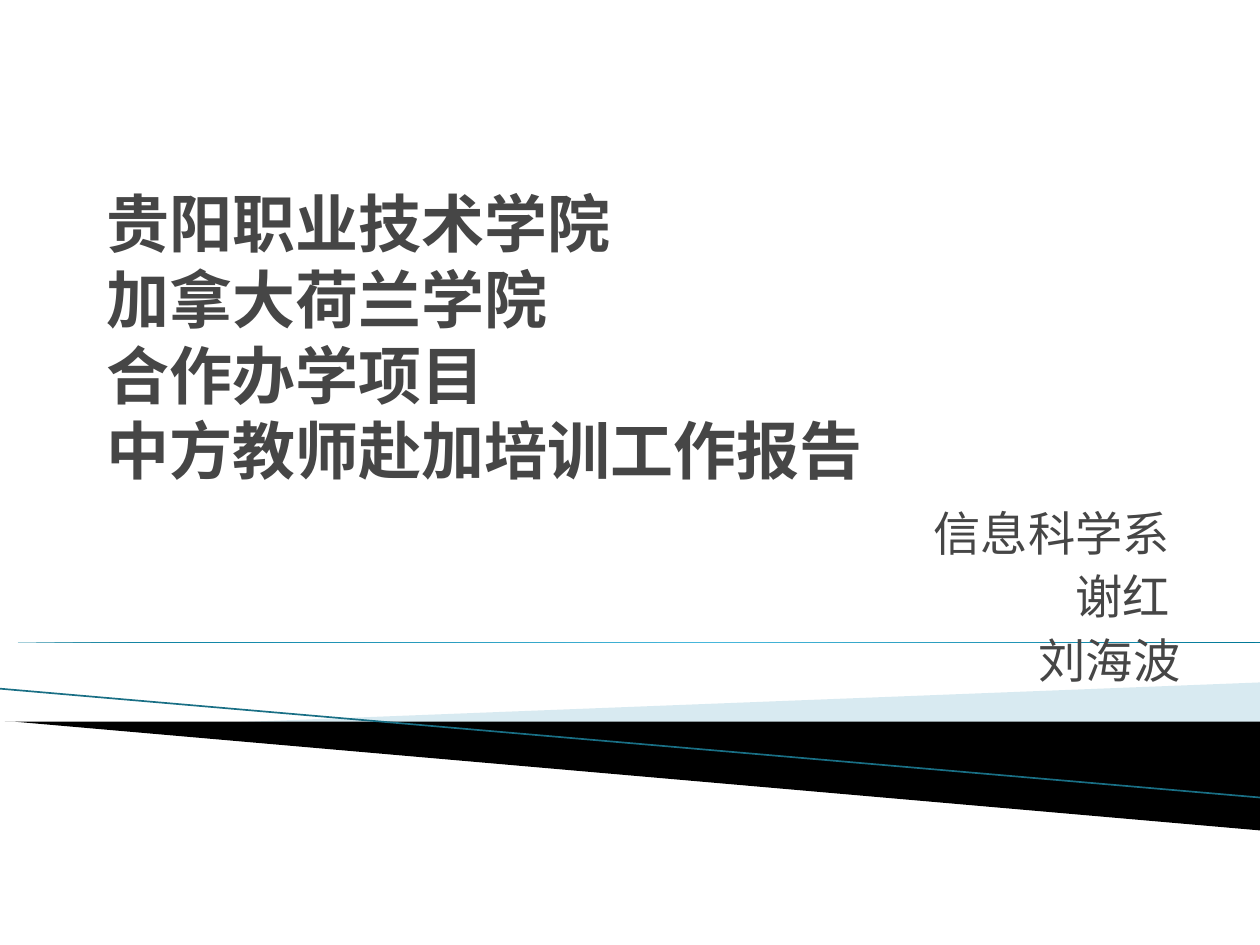
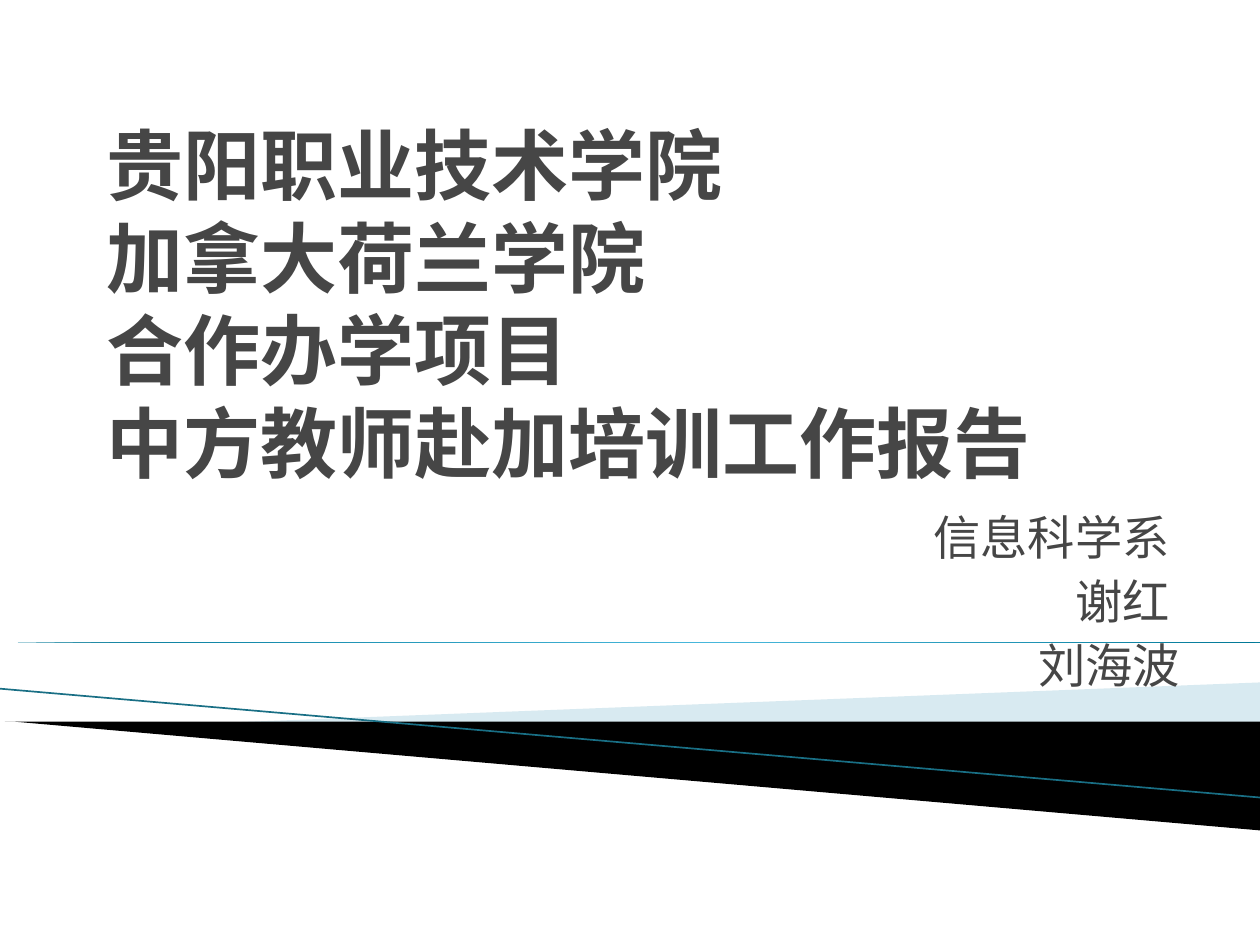
Before and after one commit to L3w1s-L1u/_outline, a slide deck: slide 1 of _Holland_College/赴加培训工作汇报.pptx. Drawn at 1260x945 pixels with LibreOffice and Linux fonts; fonts in the diff are those of the drawing; background and template pictures are left out. Boxes give left, top, right and bottom in pixels: in the first picture for what was removed or moved away, otherwise in the second. Text is boxed around its words. In the diff, an @@ line names an element or a change of style, - is before the commit and + after.

```diff
--- a/_Holland_College/赴加培训工作汇报.pptx
+++ b/_Holland_College/赴加培训工作汇报.pptx
@@ title "贵阳职业技术学院 加拿大荷兰学院 合作办学项目 中方教师赴加培训工作报告": place and size @@
-title "贵阳职业技术学院 加拿大荷兰学院 合作办学项目 中方教师赴加培训工作报告" at box(107, 193, 863, 480)
+title "贵阳职业技术学院 加拿大荷兰学院 合作办学项目 中方教师赴加培训工作报告" at box(107, 128, 1031, 479)
@@ title "贵阳职业技术学院 加拿大荷兰学院 合作办学项目 中方教师赴加培训工作报告" at box(107, 128, 1031, 479): size 36 to 44 pt @@
@@ subtitle "信息科学系": place and size @@
-subtitle "信息科学系" at box(934, 511, 1181, 682)
+subtitle "信息科学系" at box(933, 515, 1180, 687)
```
Also in this commit, not shown: 7 other slides changed, 14 slides added, 3 slides removed, 5 other files.
